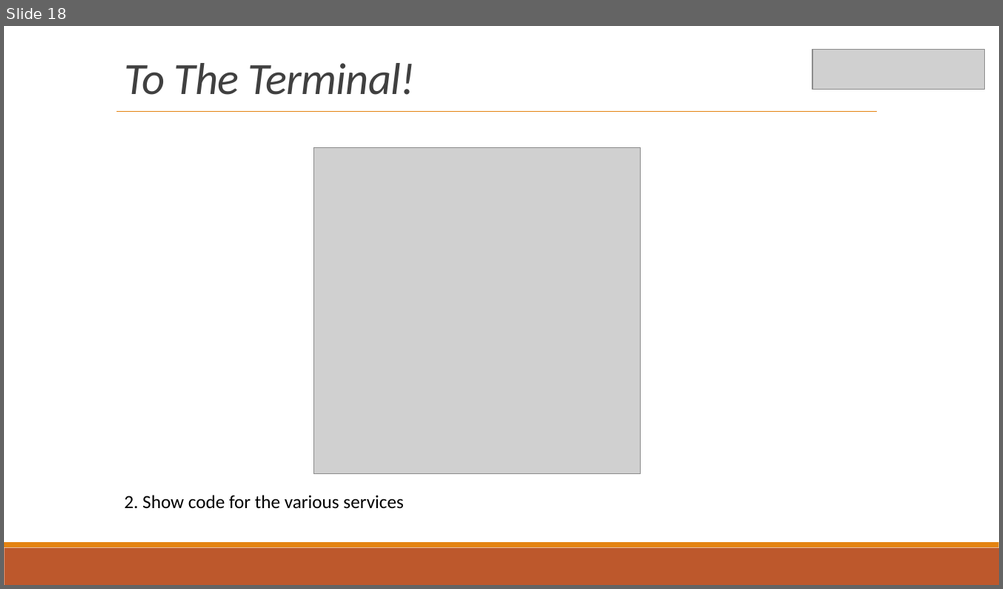
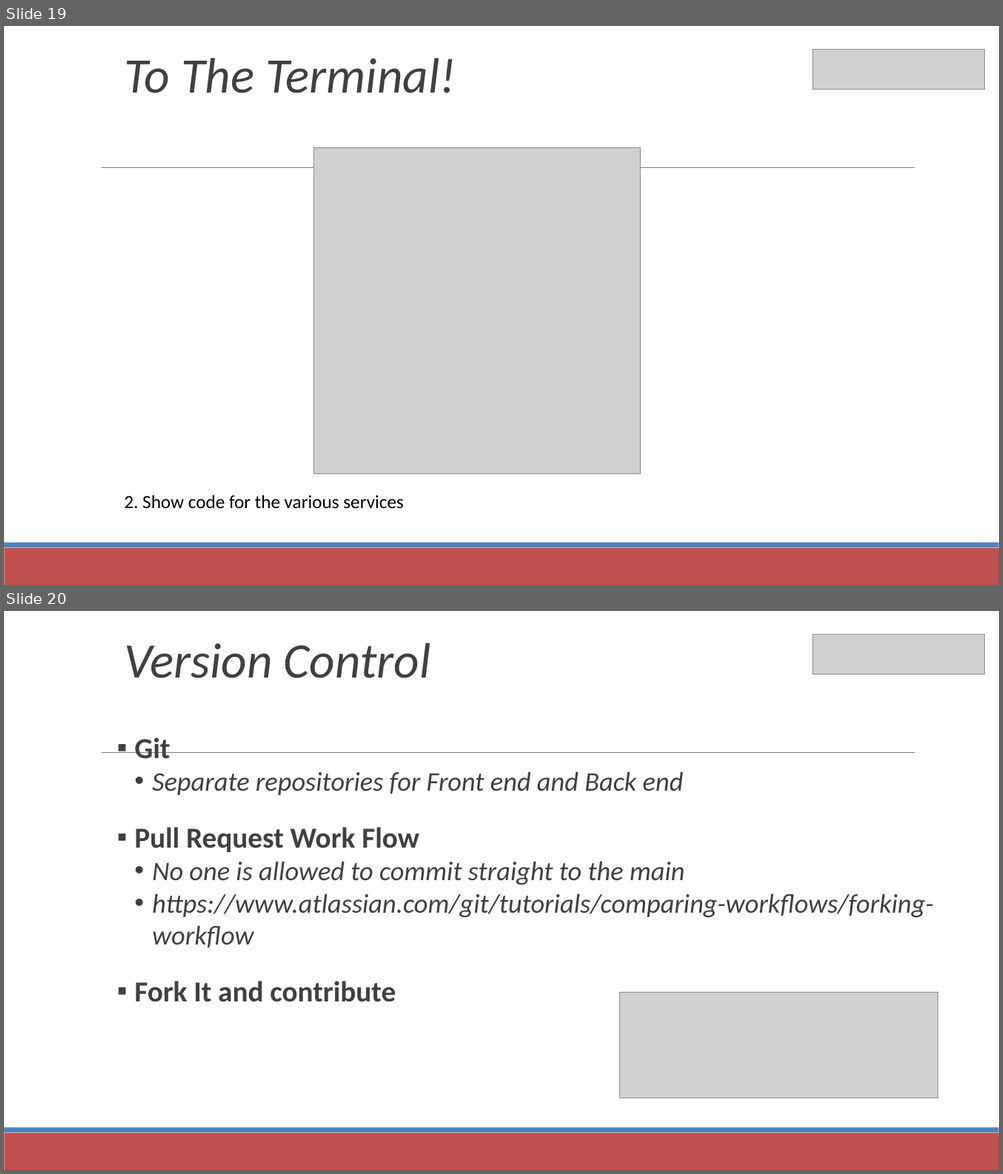
Before and after one commit to Saint-Louis-Full-Stack-Web-Development/presentations, a slide deck: meetup_20180214---FULL_STACK v1.pptx. Shown one above the other, each under a label of ours: slide 18 before the commit, slides 19 and 20 after it. The pictures are 1003x589 and 1003x1174 pixels, drawn with LibreOffice and Linux fonts; fonts in the diff are those of the drawing; grey boxes stand for pictures. Boxes give left, top, right and bottom in pixels: in the first picture for what was removed or moved away, otherwise in the second. Text is boxed around its words. In the diff, an @@ line names an element or a change of style, - is before the commit and + after.

Commit message:
Updated version control and front end slides

```diff
--- a/meetup_20180214---FULL_STACK v1.pptx
+++ b/meetup_20180214---FULL_STACK v1.pptx
@@ slide 20 added at [4,611,999,1170], background #FFFFFF; not listed: 3 template elements that a slide beside it also shows @@
@@ text added at [124,643,431,678], 48 pt, text #404040, italic @@
+Version Control
@@ picture added at [812,634,984,675] @@
@@ text added at [134,738,933,1002], 26 pt, text #404040, italic @@
+▪ Git
+  • Separate repositories for Front end and Back end
+▪ Pull Request Work Flow
+  • No one is allowed to commit straight to the main
+  • https://www.atlassian.com/git/tutorials/comparing-workflows/forking-workflow
+▪ Fork It and contribute
@@ picture added at [620,993,937,1099] @@
@@ what was slide 18 is now slide 19 @@
@@ slide 19 changed as well @@
@@ text "To The Terminal!" at [124,58,456,93]: size 43.2 to 48 pt, letter spacing -0.5 to 0 pt @@
@@ line removed from (116, 112) to (876, 112) @@
@@ line added from (102, 168) to (915, 168), #808080 0.51 pt @@
@@ rectangle at [4,548,999,585]: fill #BD582C to #C0504D @@
@@ rectangle at [4,543,999,548]: fill #E48312 to #4F81BD @@
```
Also in this commit, not shown: 21 other slides changed, 2 other slides added, 2 slides removed.
